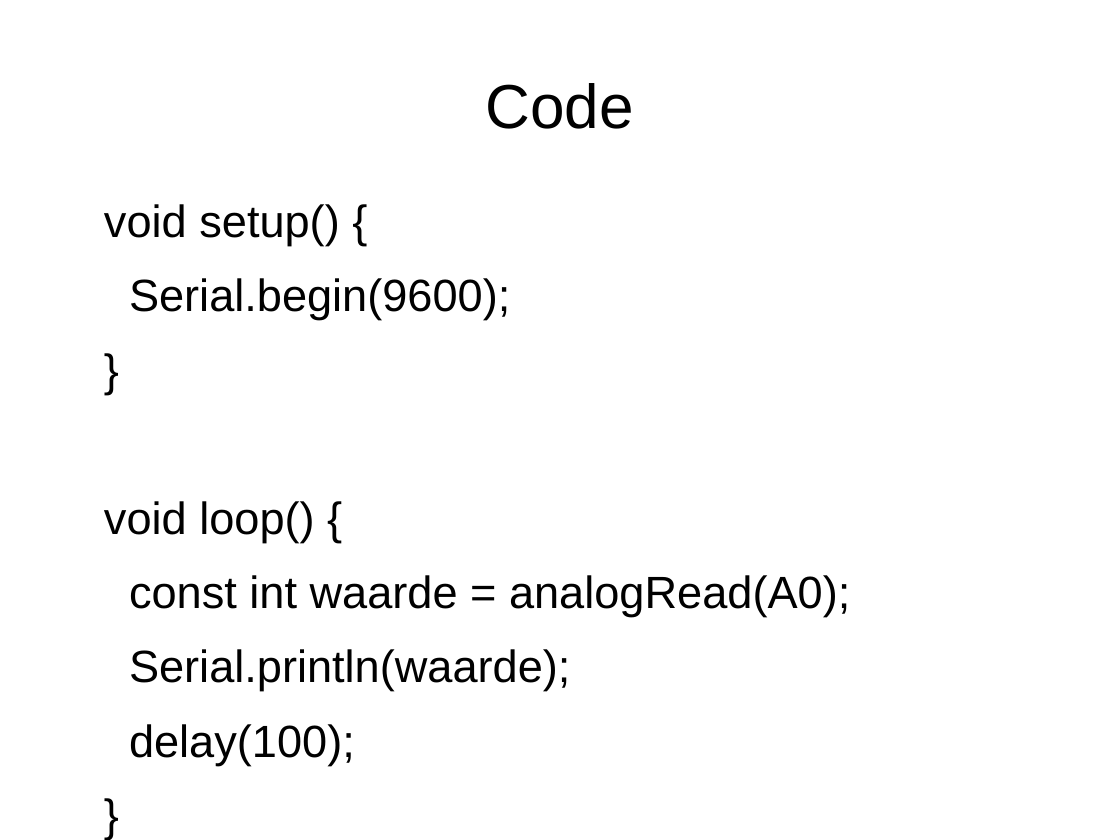
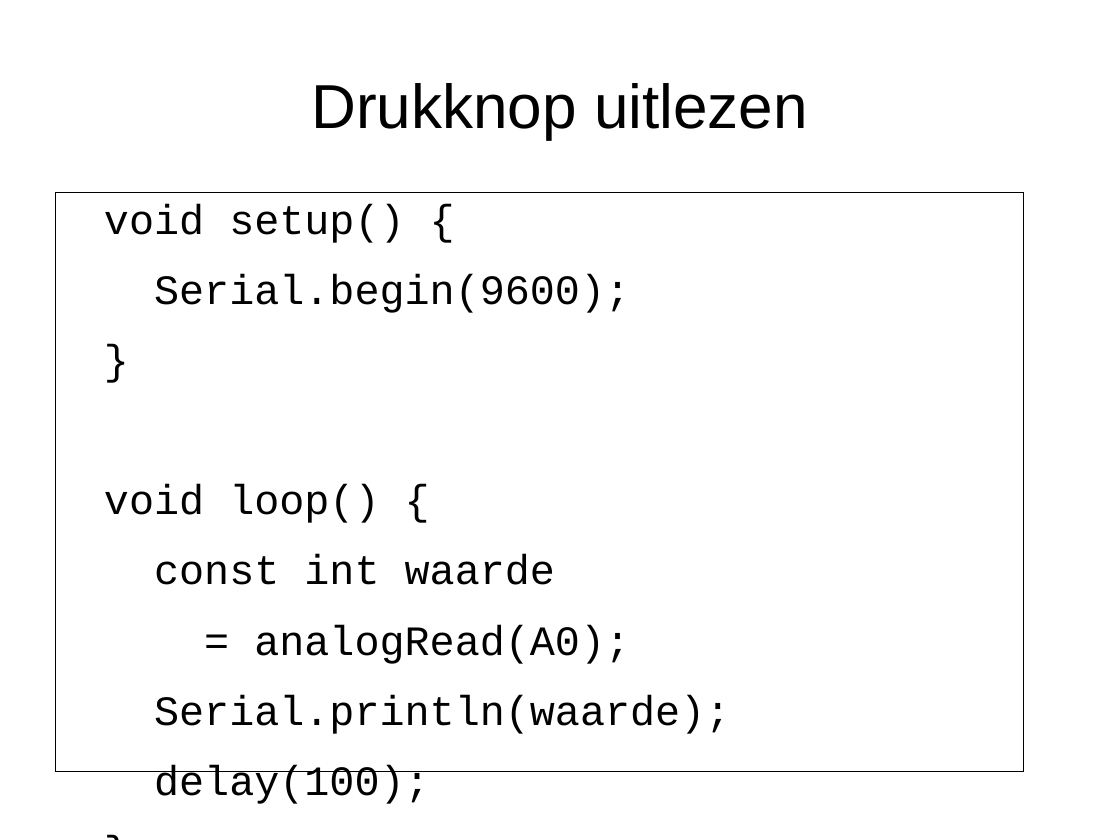
Before and after one commit to djog/arduino_cursus, a slide deck: slide 6 of Raw/Drukknop.odp. Drawn at 1120x840 pixels with LibreOffice and Linux fonts; fonts in the diff are those of the drawing. Boxes give left, top, right and bottom in pixels: in the first picture for what was removed or moved away, otherwise in the second. Text is boxed around its words. In the diff, an @@ line names an element or a change of style, - is before the commit and + after.

```diff
--- a/Raw/Drukknop.odp
+++ b/Raw/Drukknop.odp
@@ title at box(311, 83, 808, 139): text changed @@
-Code
+Drukknop uitlezen
@@ text "void setup() {": place and size @@
-text "void setup() {" at box(104, 204, 850, 765)
+text "void setup() {" at box(56, 193, 1024, 772)
@@ text "void setup() {" at box(56, 193, 1024, 772): outline none to #000000 0 pt @@
@@ text at box(104, 204, 730, 804): size 32 to 29.6 pt, font Arial to Courier New in "void setup() {", "Serial.begin(9600);", "}", "void loop() {" and 3 more places @@
@@ text at box(154, 554, 630, 664): text changed; size 32 to 29.6 pt; font Arial to Courier New @@
-const int waarde = analogRead(A0);
+const int waarde
+= analogRead(A0);
```
Also in this commit, not shown: 5 other slides changed, 15 other files.
